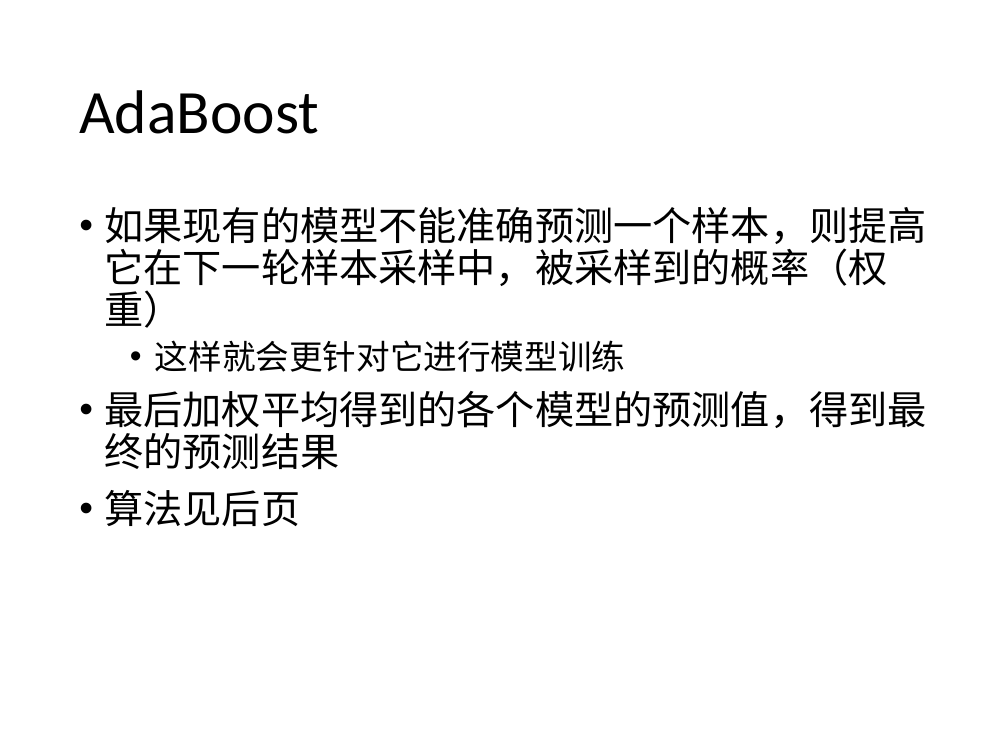
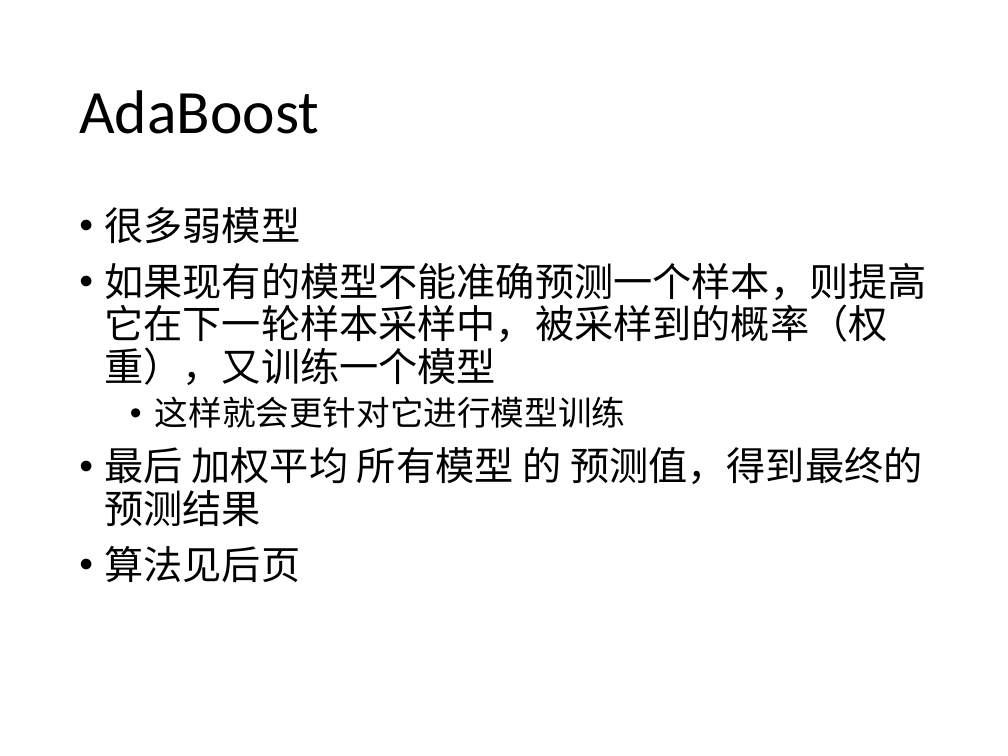
Before and after one commit to yishuai/bigalgo, a slide deck: slide 27 of ppt/13-ml-misc.pptx. Drawn at 1008x756 pixels with LibreOffice and Linux fonts; fonts in the diff are those of the drawing. Boxes give left, top, right and bottom in pixels: in the first picture for what was removed or moved away, otherwise in the second. Text is boxed around its words. In the diff, an @@ line names an element or a change of style, - is before the commit and + after.

```diff
--- a/ppt/13-ml-misc.pptx
+++ b/ppt/13-ml-misc.pptx
@@ text at <box>105,207,927,385</box>: text changed @@
-• 如果现有的模型不能准确预测一个样本，则提高它在下一轮样本采样中，被采样到的概率（权重）
+• 很多弱模型
+• 如果现有的模型不能准确预测一个样本，则提高它在下一轮样本采样中，被采样到的概率（权重），又训练一个模型
@@ text at <box>105,447,922,526</box>: text changed @@
-• 最后加权平均得到的各个模型的预测值，得到最终的预测结果
+• 最后 加权平均 所有模型 的 预测值，得到最终的预测结果
```
Also in this commit, not shown: 3 other slides changed, 21 other files.
